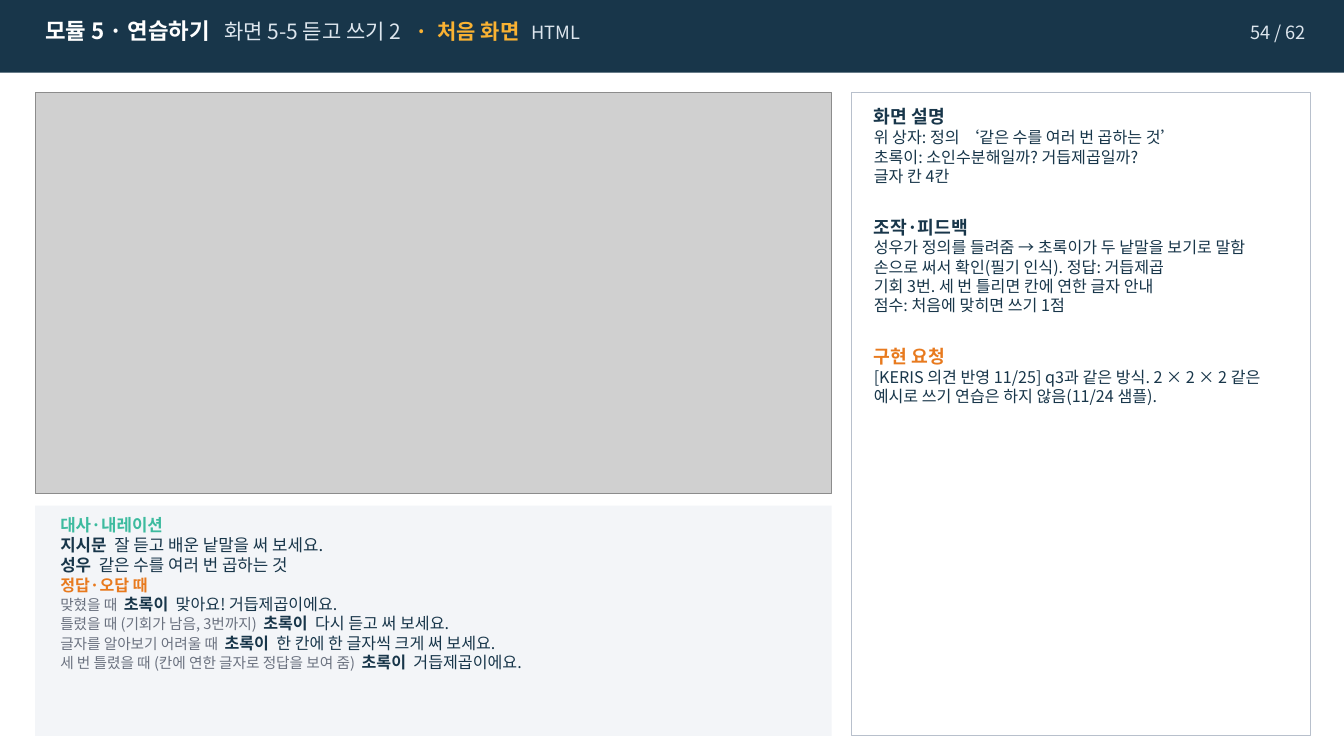
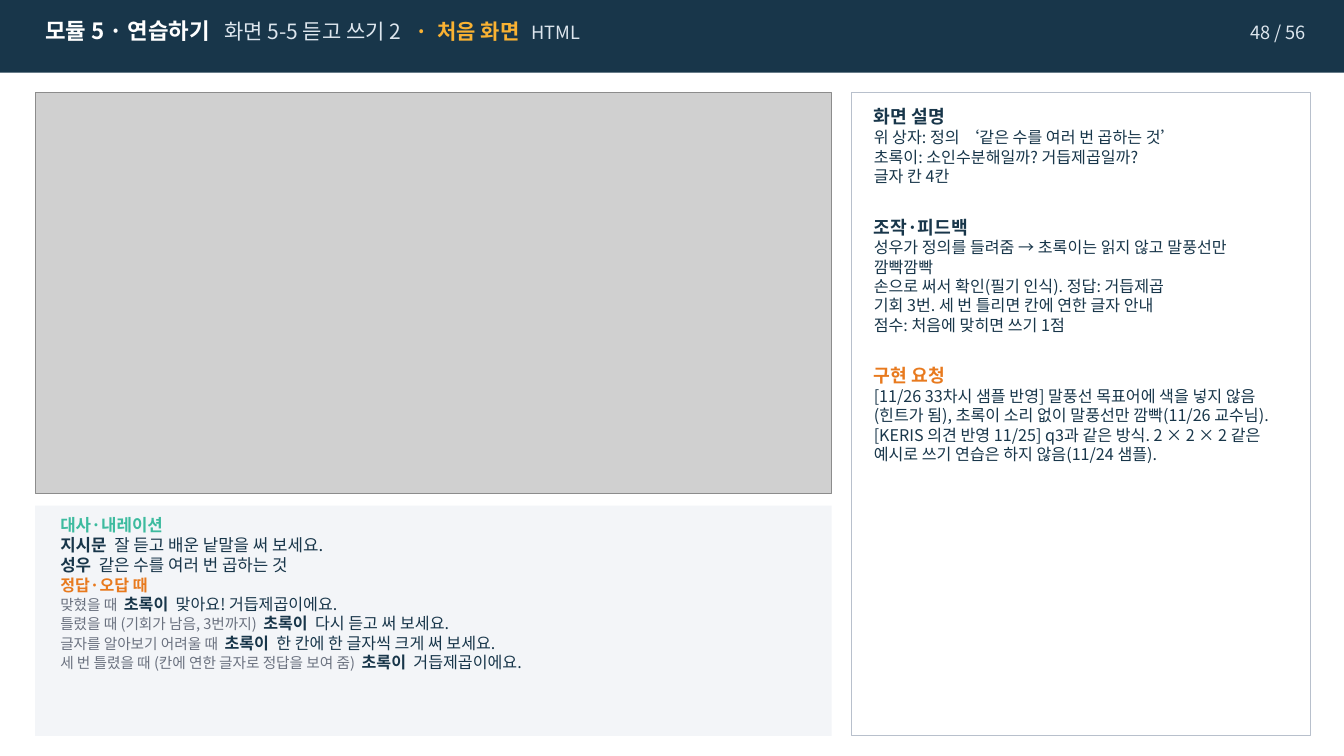
Before and after one commit to j333333766-hub/ksl-math-vocab-kit, a slide deck: slide 48 of 샘플/07차시_소인수분해_조창현_v7-1_스토리보드.pptx (slide 54 before the commit). Drawn at 1344x756 pixels with LibreOffice and Linux fonts; fonts in the diff are those of the drawing; grey boxes stand for pictures. Boxes give left, top, right and bottom in pixels: in the first picture for what was removed or moved away, otherwise in the second. Text is boxed around its words. In the diff, an @@ line names an element or a change of style, - is before the commit and + after.

```diff
--- a/샘플/07차시_소인수분해_조창현_v7-1_스토리보드.pptx
+++ b/샘플/07차시_소인수분해_조창현_v7-1_스토리보드.pptx
@@ text at (x1=1250, y1=25, x2=1305, y2=39): text changed @@
-54 / 62
+48 / 56
@@ text at (x1=874, y1=239, x2=1226, y2=275): text changed @@
-성우가 정의를 들려줌 → 초록이가 두 낱말을 보기로 말함
+성우가 정의를 들려줌 → 초록이는 읽지 않고 말풍선만 깜빡깜빡
@@ text at (x1=874, y1=388, x2=1268, y2=463): text changed @@
-[KERIS 의견 반영 11/25] q3과 같은 방식. 2 × 2 × 2 같은 예시로 쓰기 연습은 하지 않음(11/24 샘플).
+[11/26 33차시 샘플 반영] 말풍선 목표어에 색을 넣지 않음(힌트가 됨), 초록이 소리 없이 말풍선만 깜빡(11/26 교수님). [KERIS 의견 반영 11/25] q3과 같은 방식. 2 × 2 × 2 같은 예시로 쓰기 연습은 하지 않음(11/24 샘플).
```
Also in this commit, not shown: 58 other slides changed, 7 slides removed, 10 other files.
